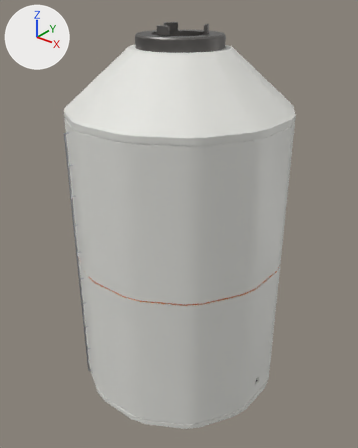
Renders of the glTF model models/station/lowpoly/ax_station_10_greenhouse.glb from each side of a commit.
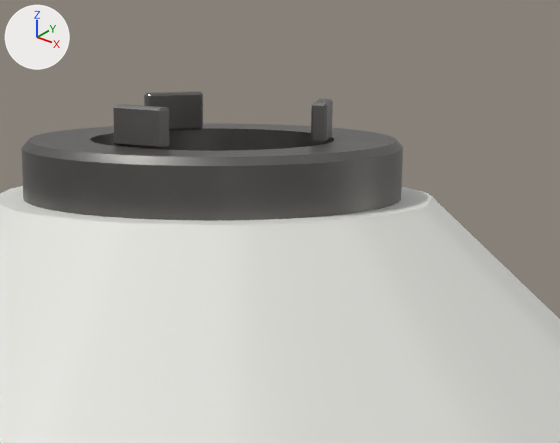
There are two pictures of each version: one whole from a 50 mm camera at (5.82, -7.31, 5.07) aimed at (-0.15, 0.15, 0.44), one close up on the part from 36% to 73% of the width and 0% to 24% of the height. Arrows for +X, +Y and +Z are at upper left; the lights stay in place. The first two pictures are the older version. Vertices at exactly the same position are counted once.

In view in the first close-up: 'port_top', 'port_top_petals', 'pressure_hull'.
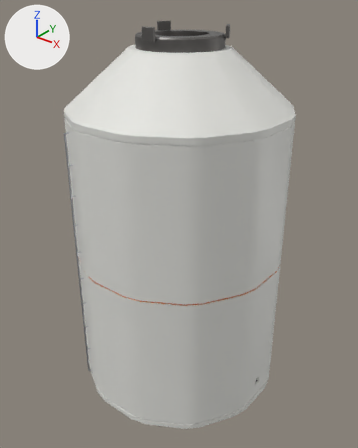
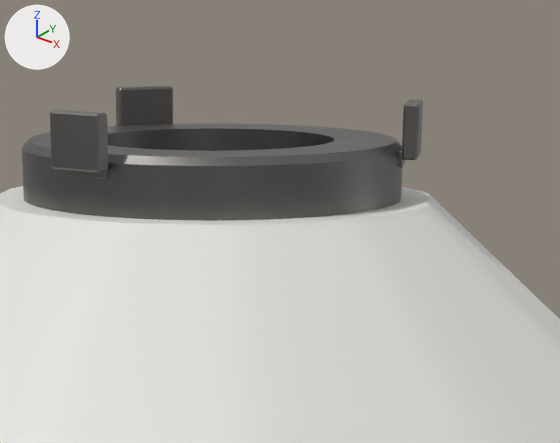
What changed in the scene script:
```text
Change me_ax_station_10_greenhouse_port_top_petals:
    used by ob_port_top_petals; location = (0.0, 0.0, 0.0)
    remove me_ax_station_10_greenhouse_port_top_petals.from_pydata(...)  # 72 vertices, 132 faces; spans x -0.485..0.485, y -0.492..0.352, z 4.28..4.434
    add me_ax_station_10_greenhouse_port_top_petals.from_pydata(...)  # 162 vertices, 312 faces; spans x -0.812..0.812, y -0.868..0.541, z 4.19..4.434
    me_ax_station_10_greenhouse_port_top_petals part 1: 24 vertices removed from x 0.311..0.485, y 0.108..0.352, z 4.28..4.434; 54 vertices added at x 0.633..0.812, y 0.295..0.541, z 4.19..4.434
    me_ax_station_10_greenhouse_port_top_petals part 2: 24 vertices removed from x -0.485..-0.311, y 0.108..0.352, z 4.28..4.434; 54 vertices added at x -0.812..-0.633, y 0.295..0.541, z 4.19..4.434
    me_ax_station_10_greenhouse_port_top_petals part 3: 54 vertices added at x -0.128..0.128, y -0.868..-0.788, z 4.19..4.434
    me_ax_station_10_greenhouse_port_top_petals part 4: 24 vertices removed from x -0.128..0.128, y -0.492..-0.428, z 4.28..4.434
```

What differs and where, as boxes (x1, y1, x2, y2) in the close-ups (560 x 443 px):
'port_top_petals', reshaped (69% wider, 59% taller)
    before: (113, 91, 333, 149)
    after: (50, 86, 423, 179)
part 1 of me_ax_station_10_greenhouse_port_top_petals, reshaped
    before: (311, 99, 333, 143)
    after: (399, 100, 423, 167)
part 2 of me_ax_station_10_greenhouse_port_top_petals, cut back
    before: (144, 91, 203, 131)
    after: (116, 86, 173, 126)
part 3 of me_ax_station_10_greenhouse_port_top_petals, added
    after: (50, 110, 108, 179)
part 4 of me_ax_station_10_greenhouse_port_top_petals, deleted
    before: (113, 104, 169, 149)
